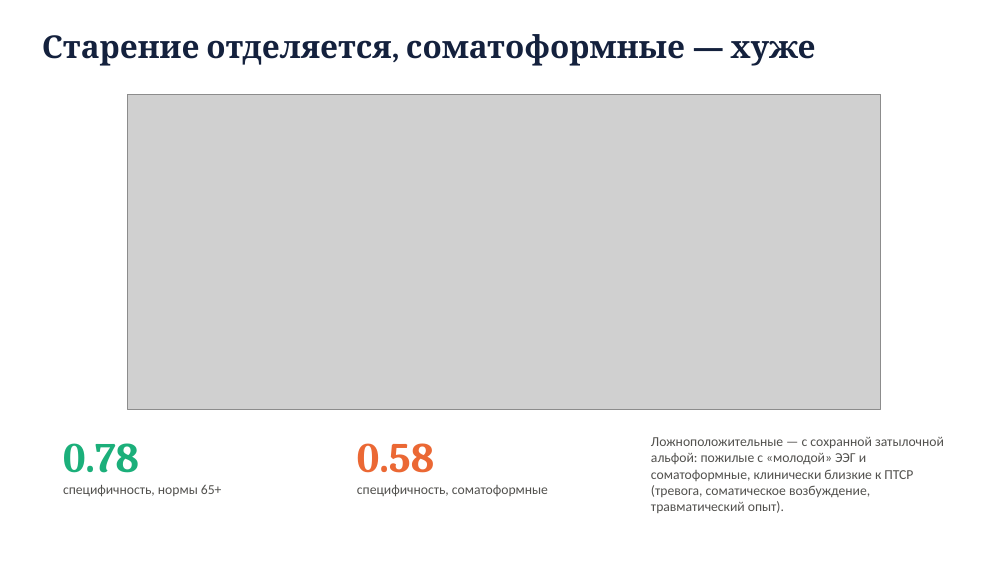
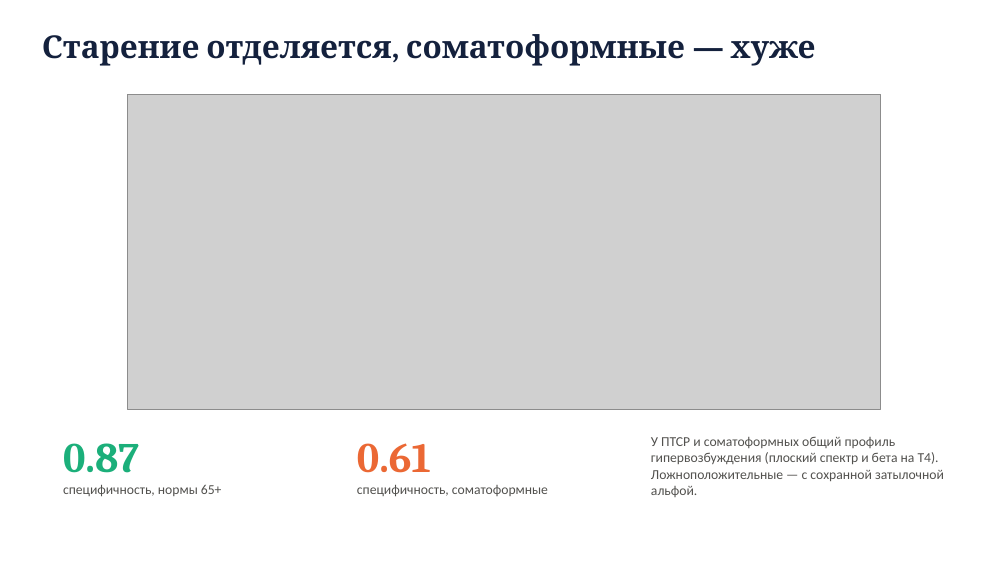
Before and after one commit to igor688-hub/neurodiagnosis-eeg, a slide deck: slide 6 of report/presentation.pptx. Drawn at 1008x567 pixels with LibreOffice and Linux fonts; fonts in the diff are those of the drawing; grey boxes stand for pictures. Boxes give left, top, right and bottom in pixels: in the first picture for what was removed or moved away, otherwise in the second. Text is boxed around its words. In the diff, an @@ line names an element or a change of style, - is before the commit and + after.

```diff
--- a/report/presentation.pptx
+++ b/report/presentation.pptx
@@ text at <box>63,443,139,473</box>: text changed @@
-0.78
+0.87
@@ text at <box>357,443,431,473</box>: text changed @@
-0.58
+0.61
@@ text at <box>651,437,944,497</box>: text changed @@
-Ложноположительные — с сохранной затылочной альфой: пожилые с «молодой» ЭЭГ и соматоформные, клинически близкие к ПТСР (тревога, соматическое возбуждение, травматический опыт).
+У ПТСР и соматоформных общий профиль гипервозбуждения (плоский спектр и бета на T4). Ложноположительные — с сохранной затылочной альфой.
```
Also in this commit, not shown: 3 other slides changed, 2 other files.
